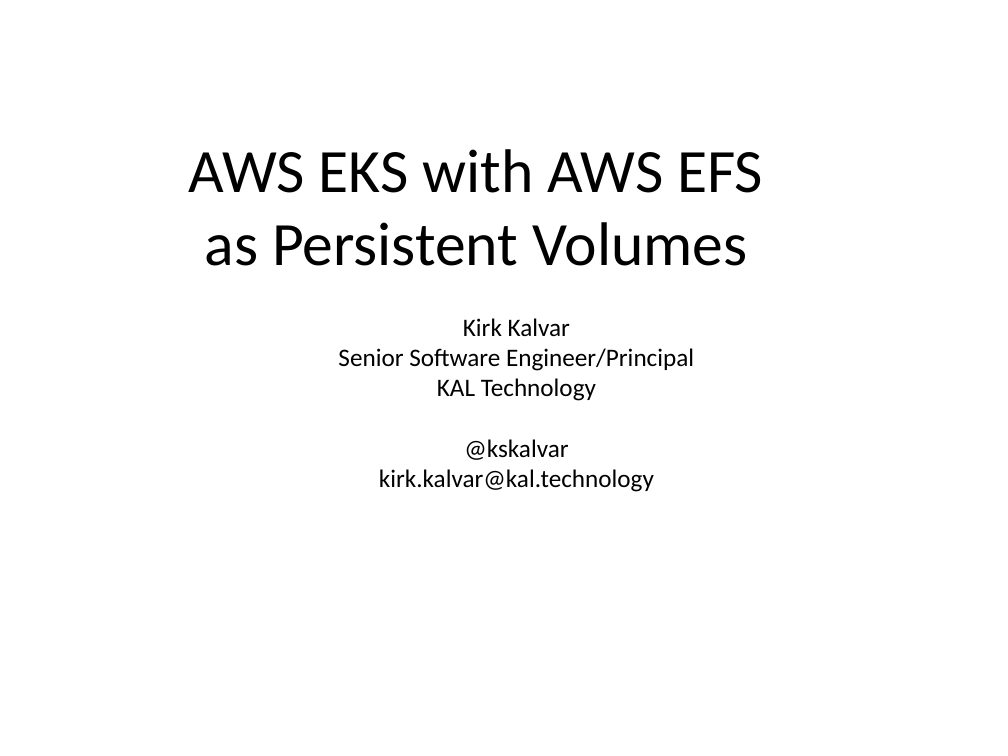
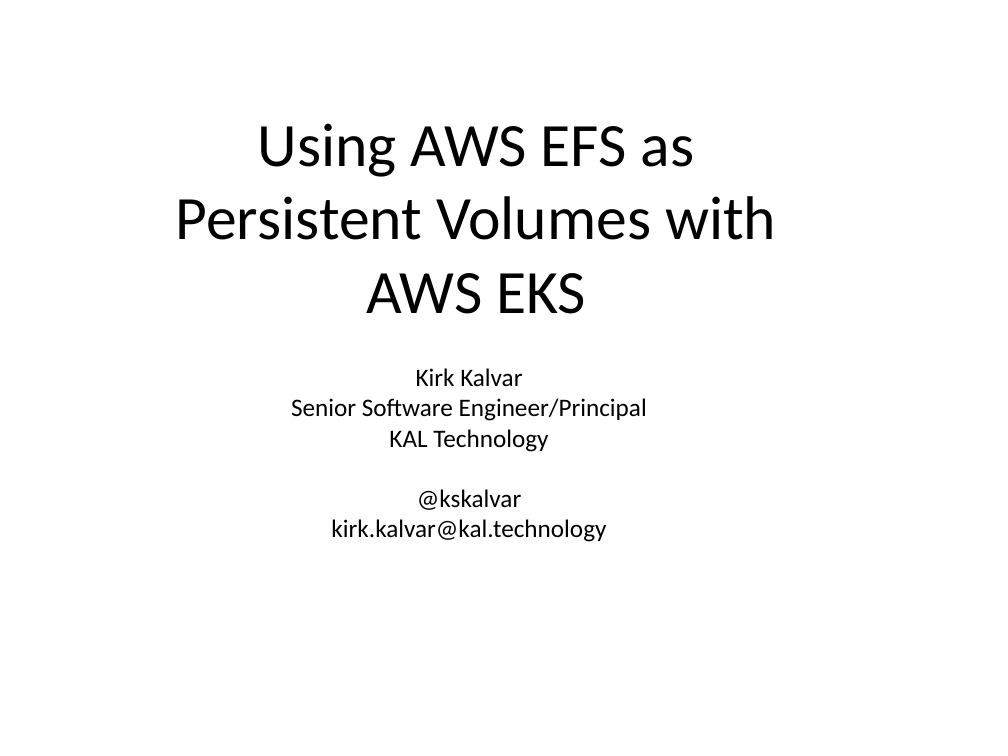
Before and after one commit to anjilinux/project-eks-efs-pv, a slide deck: slide 1 of slides/AWS-EKS-Cluster-EFS-Provisioner.pptx. Drawn at 1008x756 pixels with LibreOffice and Linux fonts; fonts in the diff are those of the drawing; background and template pictures are left out. Boxes give left, top, right and bottom in pixels: in the first picture for what was removed or moved away, otherwise in the second. Text is boxed around its words. In the diff, an @@ line names an element or a change of style, - is before the commit and + after.

```diff
--- a/slides/AWS-EKS-Cluster-EFS-Provisioner.pptx
+++ b/slides/AWS-EKS-Cluster-EFS-Provisioner.pptx
@@ text at [176,123,776,314]: text changed @@
-AWS EKS with AWS EFS as Persistent Volumes
+Using AWS EFS as Persistent Volumes with AWS EKS
@@ text "Kirk Kalvar": place and size @@
-text "Kirk Kalvar" at [338,318,694,492]
+text "Kirk Kalvar" at [291,368,647,542]
```
Also in this commit, not shown: 4 other slides changed.
